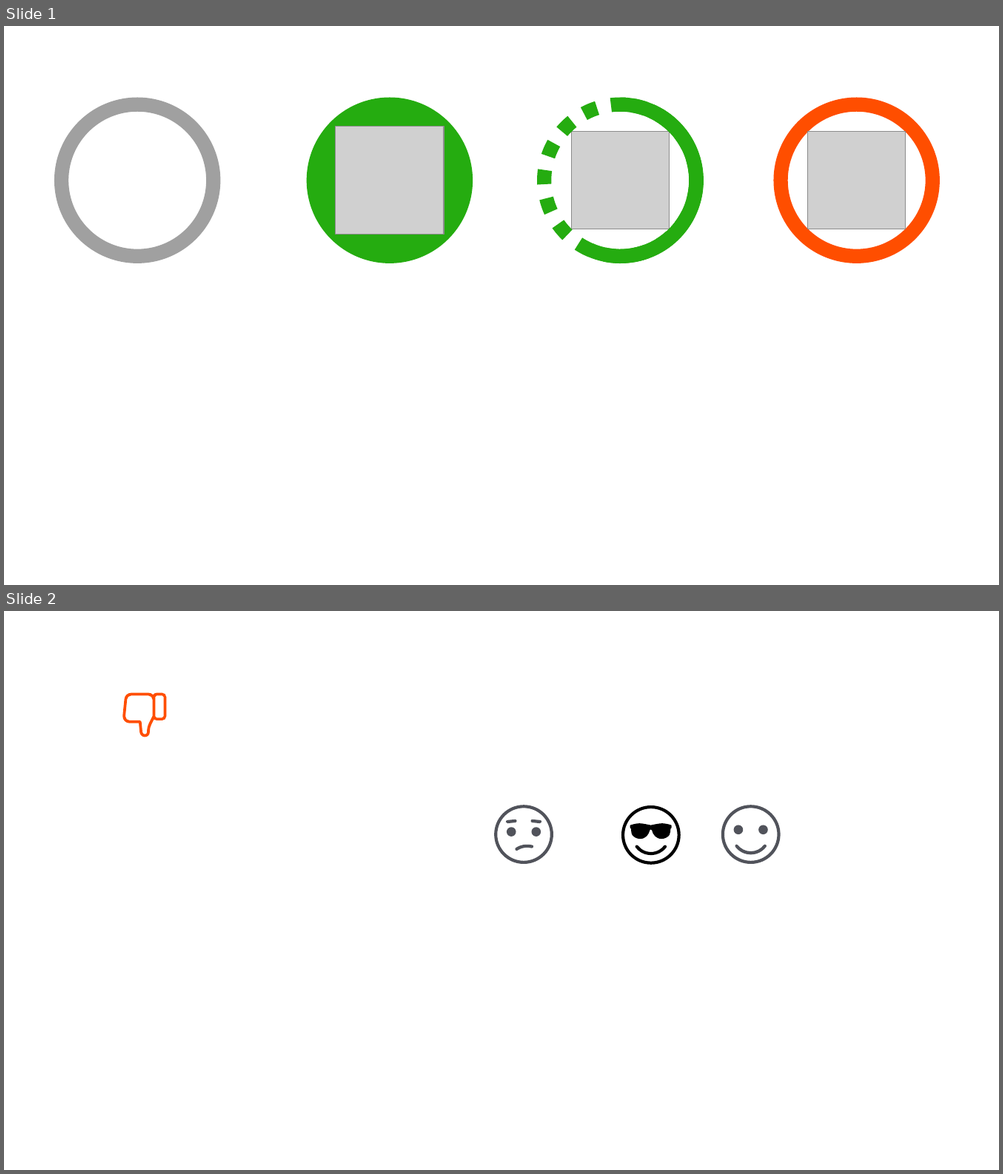
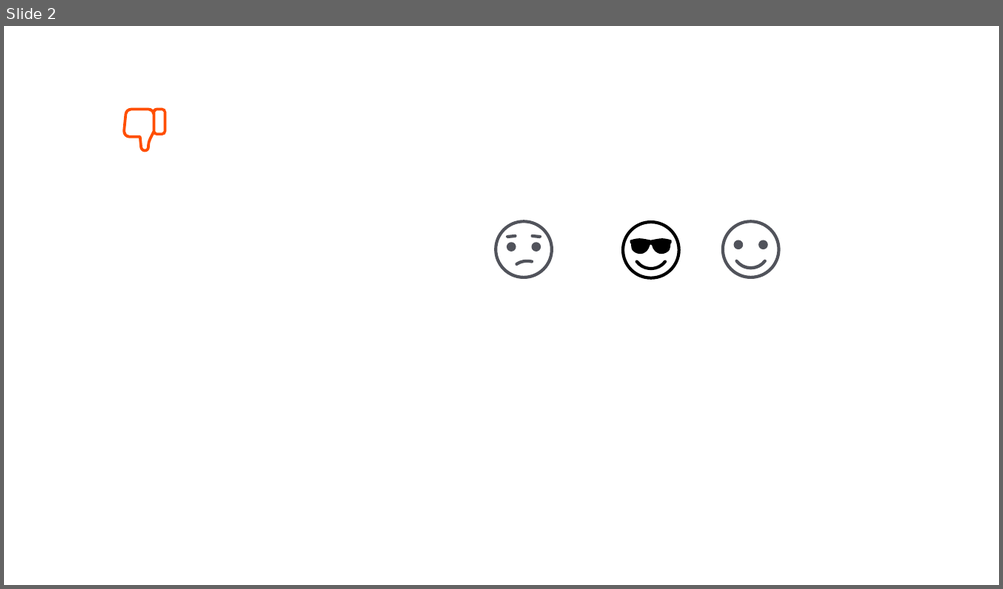
Before and after one commit to HelpMyStreet/front-end, a slide deck: HelpMyStreetFE/HelpMyStreetFE/src/pptx/Icons.pptx. Shown one above the other, each under a label of ours: slides 1 and 2 before the commit, slide 2 after it. The pictures are 1003x1174 and 1003x589 pixels, drawn with LibreOffice and Linux fonts; fonts in the diff are those of the drawing; grey boxes stand for pictures. Boxes give left, top, right and bottom in pixels: in the first picture for what was removed or moved away, otherwise in the second. Text is boxed around its words. In the diff, an @@ line names an element or a change of style, - is before the commit and + after.

```diff
--- a/HelpMyStreetFE/HelpMyStreetFE/src/pptx/Icons.pptx
+++ b/HelpMyStreetFE/HelpMyStreetFE/src/pptx/Icons.pptx
@@ slide 1 removed at (4, 26, 999, 585), background #FFFFFF @@
@@ ellipse removed at (62, 104, 213, 257) @@
@@ ellipse removed at (313, 104, 466, 257) @@
@@ ellipse removed at (533, 93, 707, 267) @@
@@ freeform shape removed at (590, 111, 720, 281) @@
@@ freeform shape removed at (620, 104, 697, 257) @@
@@ ellipse removed at (781, 104, 933, 257) @@
@@ picture removed at (336, 127, 444, 235) @@
@@ picture removed at (571, 132, 669, 230) @@
@@ picture removed at (808, 132, 905, 230) @@
```
Also in this commit, not shown: 1 slide added, 2 other files.
